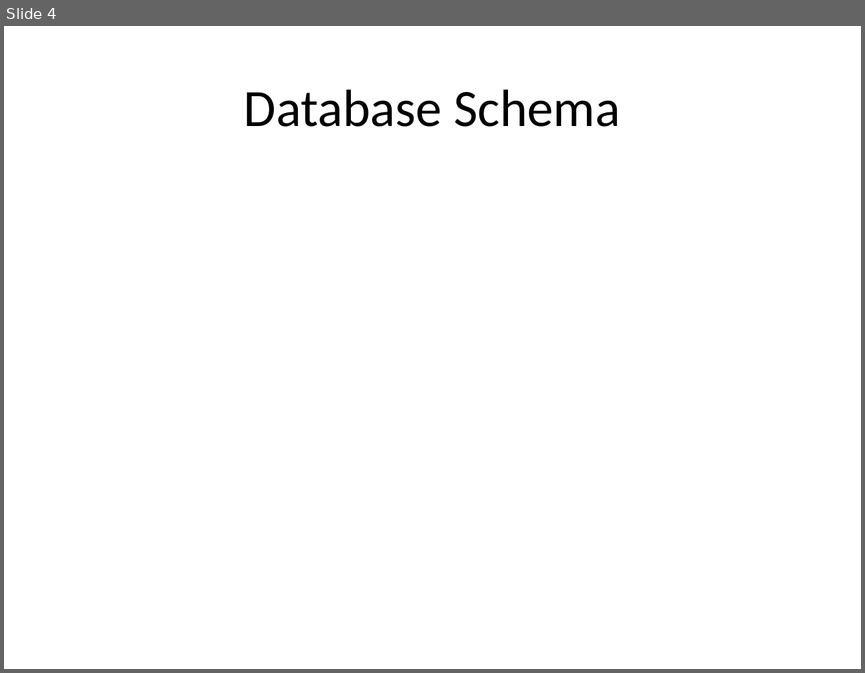
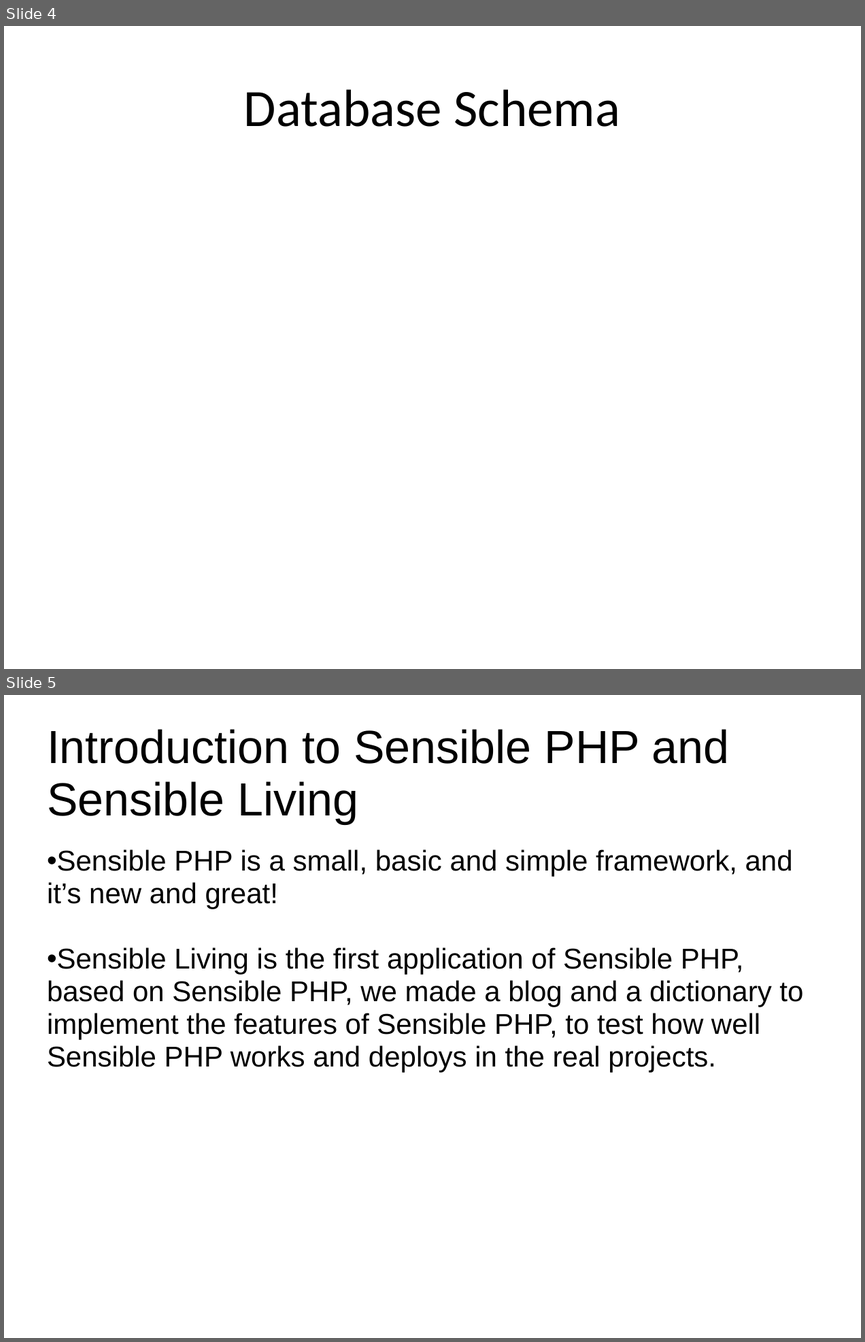
Before and after one commit to lqi/sensiblephp, a slide deck: FinalProjectPresentation.pptx. Shown one above the other, each under a label of ours: slide 4 before the commit, slides 4 and 5 after it. The pictures are 865x673 and 865x1342 pixels, drawn with LibreOffice and Linux fonts; fonts in the diff are those of the drawing. Boxes give left, top, right and bottom in pixels: in the first picture for what was removed or moved away, otherwise in the second. Text is boxed around its words. In the diff, an @@ line names an element or a change of style, - is before the commit and + after.

```diff
--- a/FinalProjectPresentation.pptx
+++ b/FinalProjectPresentation.pptx
@@ slide 5 added at (x1=4, y1=695, x2=861, y2=1338), background #FFFFFF @@
@@ title added at (x1=47, y1=729, x2=730, y2=824), 39 pt, text #000000 @@
+Introduction to Sensible PHP and Sensible Living
@@ text added at (x1=47, y1=849, x2=803, y2=1072), 24 pt, text #000000 @@
+• Sensible PHP is a small, basic and simple framework, and it’s new and great!
+• Sensible Living is the first application of Sensible PHP, based on Sensible PHP, we made a blog and a dictionary to implement the features of Sensible PHP, to test how well Sensible PHP works and deploys in the real projects.
```
Also in this commit, not shown: 13 other slides added, 2 slides removed.
